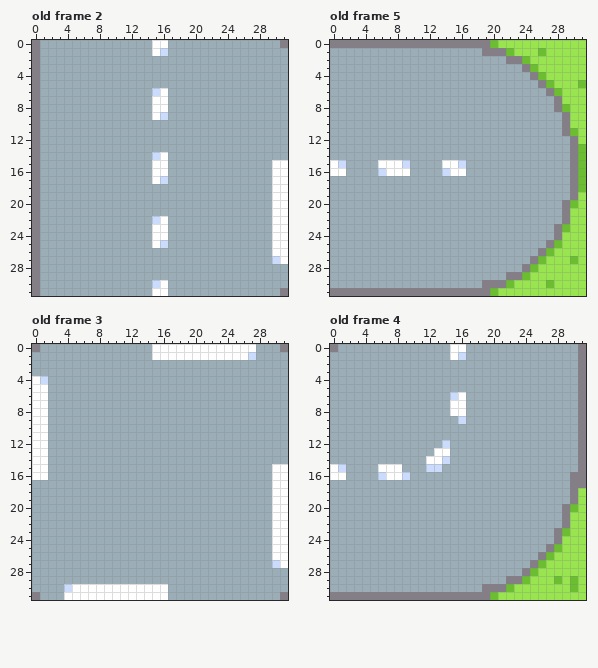
One commit to this pixel-art file: asset/street.aseprite. Above: the version before the commit.
32x32 pixels, 11 frames. Shown: old frame 2, old frame 5, old frame 3, old frame 4. The commit also changed other frames, which this record leaves out.
After:
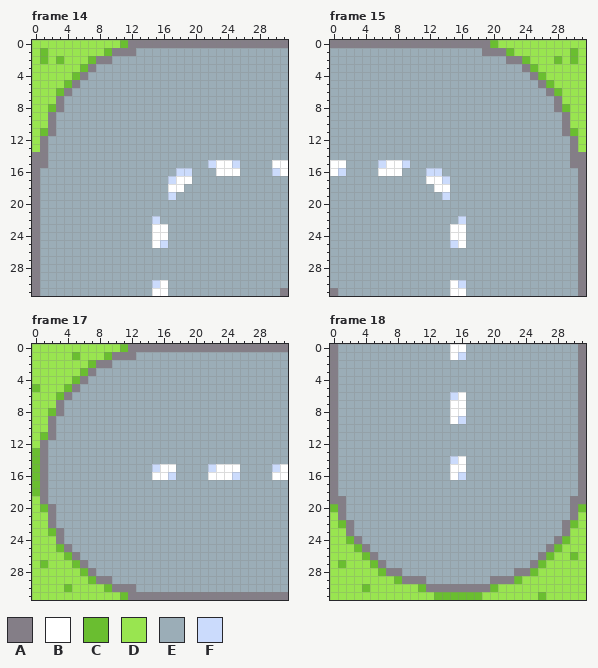
Palette (. is transparent): A #847e87  B #ffffff  C #6abe30  D #99e550  E #9badb7  F #cbdbfc
A new or re-ordered frame is compared with the old frame closest to it.
From old to new:
frames 11 -> 25
Changed rows in their new state; - is an unchanged pixel.
Frame 14 is new; against old frame 2:
first column x 0:
 0 DDDDDDDDDDDCAAAAAAAAAAAAAAAAAAA-
 1 DCDDDDDDDCAAA--EE---------------
 2 DCDCDDDCAA----------------------
 3 DDDDDDCA------------------------
 4 DDDDDCA-------------------------
 5 DDDDCA--------------------------
 6 DDDCA----------EE---------------
 7 DDDA-----------EE---------------
 8 DDCA-----------EE---------------
 9 DDA------------EE---------------
10 DDA-----------------------------
11 DCA-----------------------------
12 DA------------------------------
13 DA------------------------------
14 -A-------------EE---------------
15 -A-------------EE-----FBBF------
16 ---------------EE-FF---BBB----F-
17 ---------------EEFBB----------EE
18 -----------------BB-----------EE
19 -----------------F------------EE
20 ------------------------------EE
21 ------------------------------EE
22 ----------------E-------------EE
23 ------------------------------EE
24 ------------------------------EE
25 ------------------------------EE
26 ------------------------------EE
27 ------------------------------EE
Frame 15 is new; against old frame 5:
first column x 26:
 1 D---C-
 2 --C-C-
 5 -----D
first column x 1:
13 ------------------------------D
14 ------------------------------A
15 B----F-------EEE--------------A
16 F----B--E--FFEEE-------------EA
17 -----------BBF---------------EA
18 ------------BB---------------EA
19 -------------F---------------EA
20 ----------------------------EEA
21 ----------------------------EEA
22 ---------------F------------EEA
23 --------------BB-----------EEEA
24 --------------BB-----------EEEA
25 --------------FB----------EEEEA
26 -------------------------EEEEEA
27 ------------------------EEEEEEA
28 -----------------------EEEEEEEA
29 ---------------------EEEEEEEEEA
30 --------------BF--EEEEEEEEEEEEA
31 EEEEEEEEEEEEEEBBEEEEEEEEEEEEEEA
Frame 17 is new; against old frame 3:
first column x 0:
 0 DDDDDDDDDDDCAAAAAAAAAAAAAAAAAAA-
 1 DDDDDCDDDCAAA--EEEEEEEEEEEEE----
 2 DDDDDDDCAA----------------------
 3 DDDDDDCA------------------------
 4 DDDDDCA-------------------------
 5 CDDDCA--------------------------
 6 DDDCA---------------------------
 7 DDDA----------------------------
 8 DDCA----------------------------
 9 DDA-----------------------------
10 DDA-----------------------------
11 DCA-----------------------------
12 DA------------------------------
13 CA------------------------------
14 CA------------------------------
15 CA-------------FBB----FBBB----F-
16 CA-------------BBF----BBBF------
17 CA----------------------------EE
18 CA----------------------------EE
19 DA----------------------------EE
20 DCA---------------------------EE
21 DDA---------------------------EE
22 DDA---------------------------EE
23 DDCA--------------------------EE
24 DDDA--------------------------EE
25 DDDCA-------------------------EE
26 DDDDCA------------------------EE
27 DCDDDCA-----------------------EE
28 DDDDDDCA------------------------
29 DDDDDDDCAA----------------------
30 DDDDCDDDDCAAAEEEE---------------
31 DDDDDDDDDDDCAAAAAAAAAAAAAAAAAAA-
Frame 18 is new; against old frame 4:
first column x 0:
 1 A-------------------------------
 2 A-------------------------------
 3 A-------------------------------
 4 A-------------------------------
 5 A-------------------------------
 6 A-------------------------------
 7 A-------------------------------
 8 A-------------------------------
 9 A--------------B----------------
10 A-------------------------------
11 A-------------------------------
12 A-------------E-----------------
13 A------------EE-----------------
14 A-----------EEEFB---------------
15 AE----EEE---EE-BB---------------
16 AE----EEEE-----BF-------------E-
17 A-----------------------------E-
18 A-----------------------------EA
19 AA-----------------------------A
20 CA---------------------------EAC
21 DA---------------------------EA-
22 DCA---------------------------C-
23 DDA-------------------------EA--
24 DDCA-------------------------C--
25 DDDCA---------------------------
26 DDDDCA------------------------C-
27 DCDDDCA-------------------------
28 DDDDDDCAA--------------A--------
29 DDDDDDDDCAAA--------AA-CD---D-D-
30 DDDDCDDDDDDCAAAAAAA-CDD-------D-
31 DDDDDDDDDDDDDCCCCCCDD-----C-----
